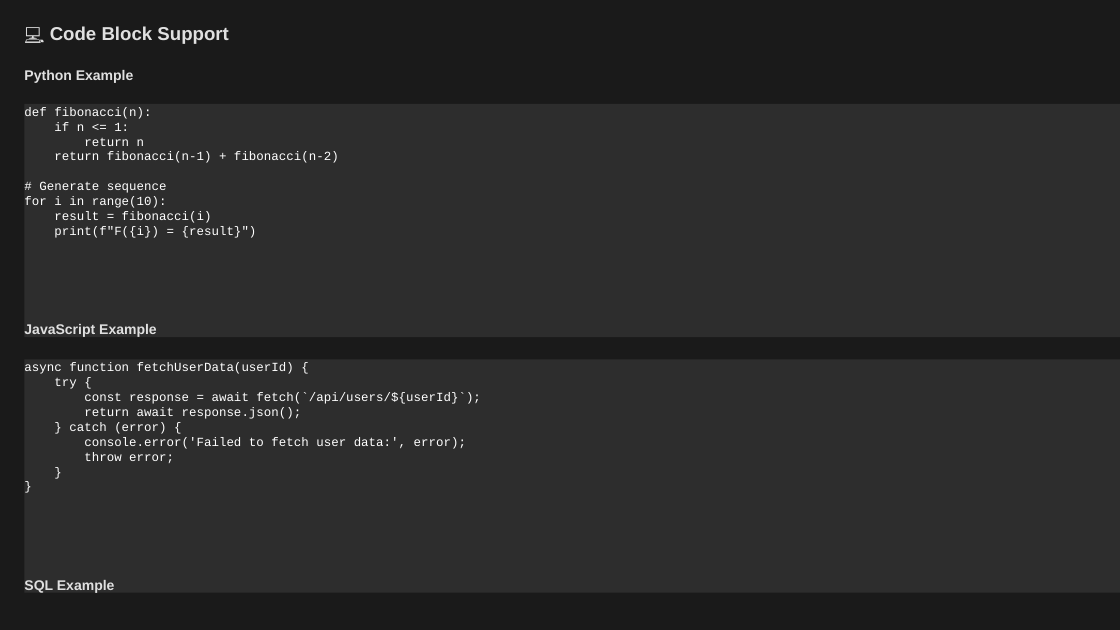
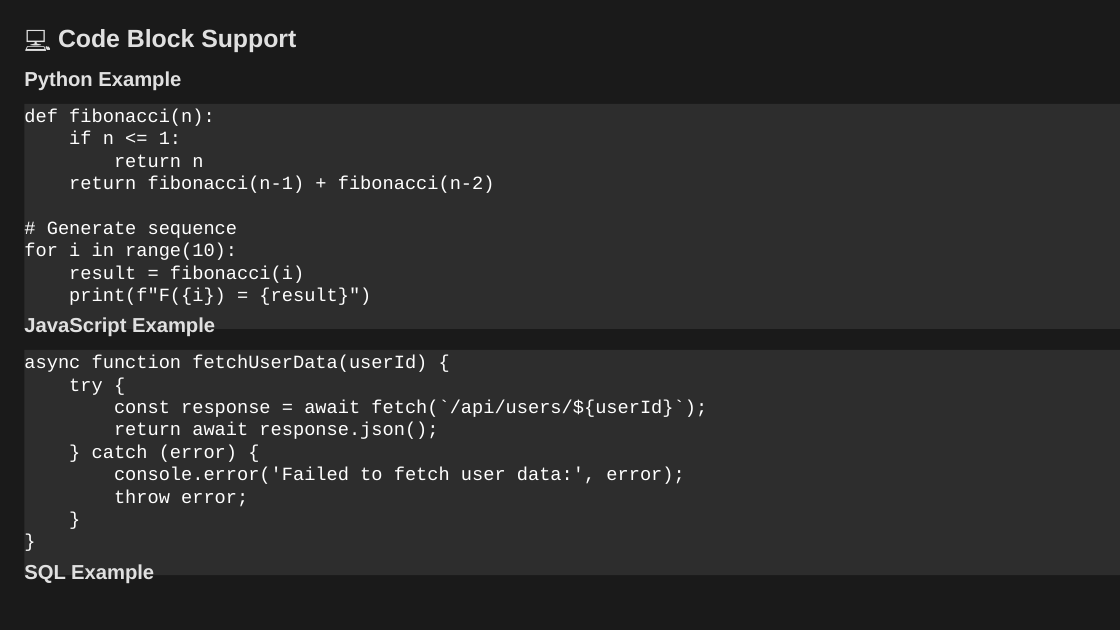
Before and after one commit to louisazhou/slidegenerator, a slide deck: slide 5 of output/comprehensive_demo_dark.pptx. Drawn at 1120x630 pixels with LibreOffice and Linux fonts; fonts in the diff are those of the drawing. Boxes give left, top, right and bottom in pixels: in the first picture for what was removed or moved away, otherwise in the second. Text is boxed around its words. In the diff, an @@ line names an element or a change of style, - is before the commit and + after.

```diff
--- a/output/comprehensive_demo_dark.pptx
+++ b/output/comprehensive_demo_dark.pptx
@@ text "💻 Code Block Support" at bbox=[58, 29, 296, 52]: size 12 to 16 pt @@
@@ rectangle "def fibonacci(n): if n <= ...": place and size @@
-rectangle "def fibonacci(n): if n <= ..." at bbox=[25, 104, 1120, 337]
+rectangle "def fibonacci(n): if n <= ..." at bbox=[25, 104, 1120, 329]
@@ rectangle "def fibonacci(n): if n <= ..." at bbox=[25, 104, 1120, 329]: size 8 to 12 pt @@
@@ text "JavaScript Example": place and size @@
-text "JavaScript Example" at bbox=[24, 324, 157, 337]
+text "JavaScript Example" at bbox=[24, 317, 215, 336]
@@ rectangle "async function fetchUserData(userId) { try ..." at bbox=[25, 349, 1120, 575]: size 8 to 12 pt @@
@@ rectangle "async function fetchUserData(userId) { try ...": place and size @@
-rectangle "async function fetchUserData(userId) { try ..." at bbox=[25, 360, 1120, 592]
+rectangle "async function fetchUserData(userId) { try ..." at bbox=[25, 349, 1120, 575]
@@ size 9 to 13 pt in 3 elements at bbox=[24, 71, 181, 90], bbox=[24, 317, 215, 336], bbox=[24, 564, 154, 583] @@
@@ text "SQL Example": place and size @@
-text "SQL Example" at bbox=[24, 580, 115, 593]
+text "SQL Example" at bbox=[24, 564, 154, 583]
```
Also in this commit, not shown: 19 other slides changed, 21 other files.
